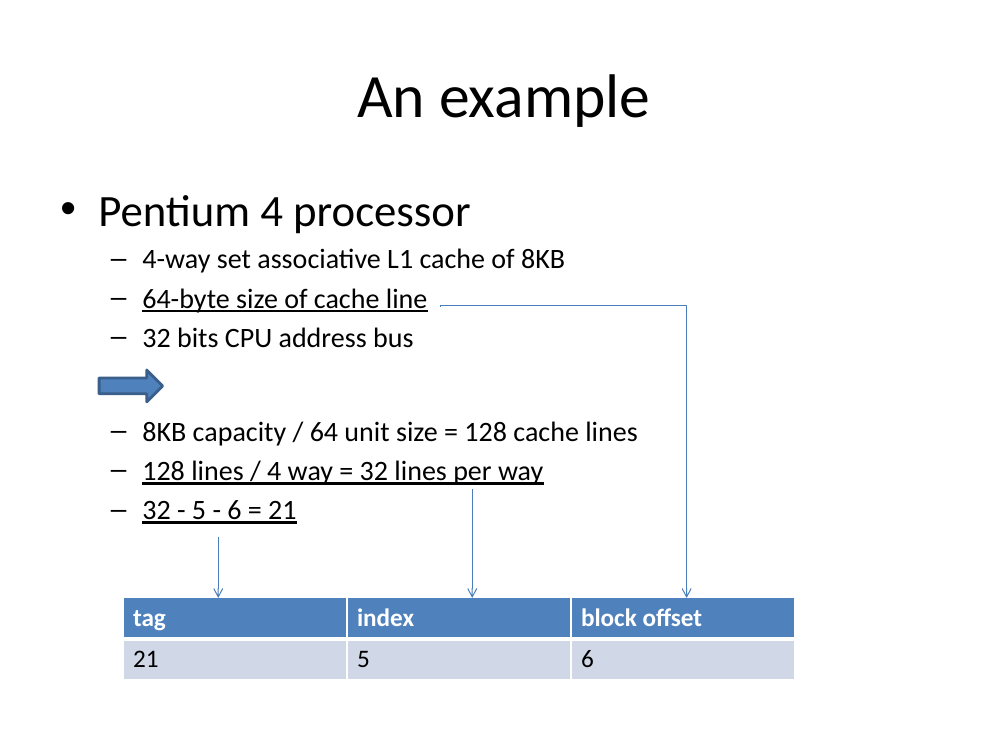
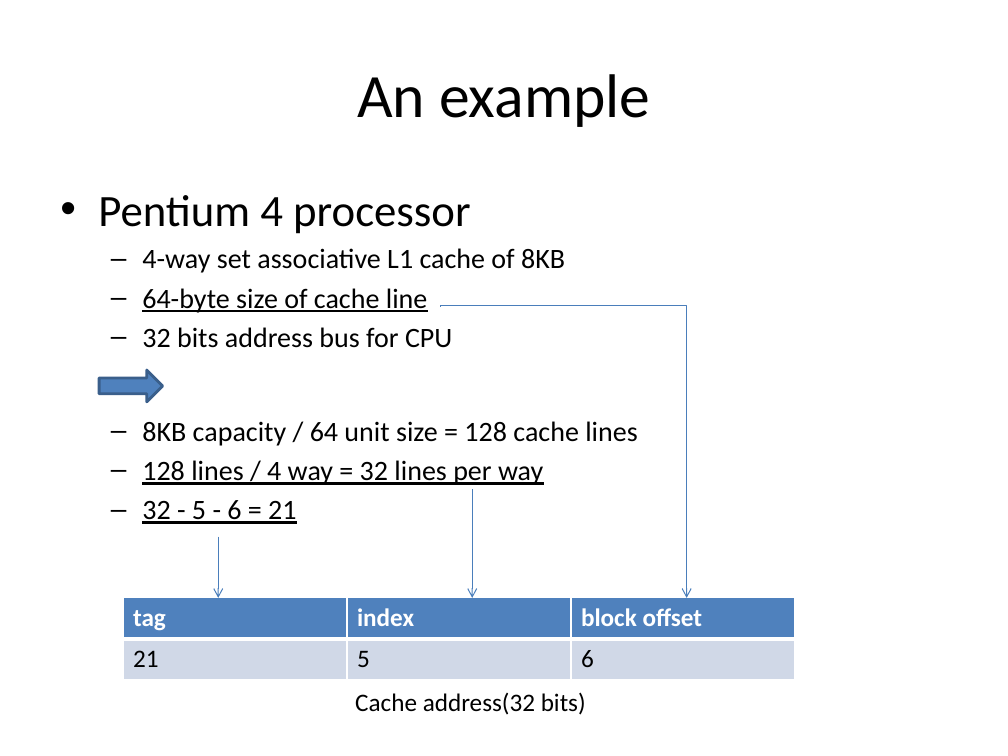
Before and after one commit to guhanjie/Knowledge-sharing, a slide deck: slide 23 of data model in memory and disk.pptx. Drawn at 1008x756 pixels with LibreOffice and Linux fonts; fonts in the diff are those of the drawing. Boxes give left, top, right and bottom in pixels: in the first picture for what was removed or moved away, otherwise in the second. Text is boxed around its words. In the diff, an @@ line names an element or a change of style, - is before the commit and + after.

```diff
--- a/data model in memory and disk.pptx
+++ b/data model in memory and disk.pptx
@@ text at (x1=142, y1=327, x2=452, y2=348): text changed @@
-  – 32 bits CPU address bus
+  – 32 bits address bus for CPU
@@ text added at (x1=355, y1=692, x2=586, y2=715), 18 pt, text #000000 @@
+Cache address(32 bits)
```
Also in this commit, not shown: 14 other slides changed, 1 slide added.
